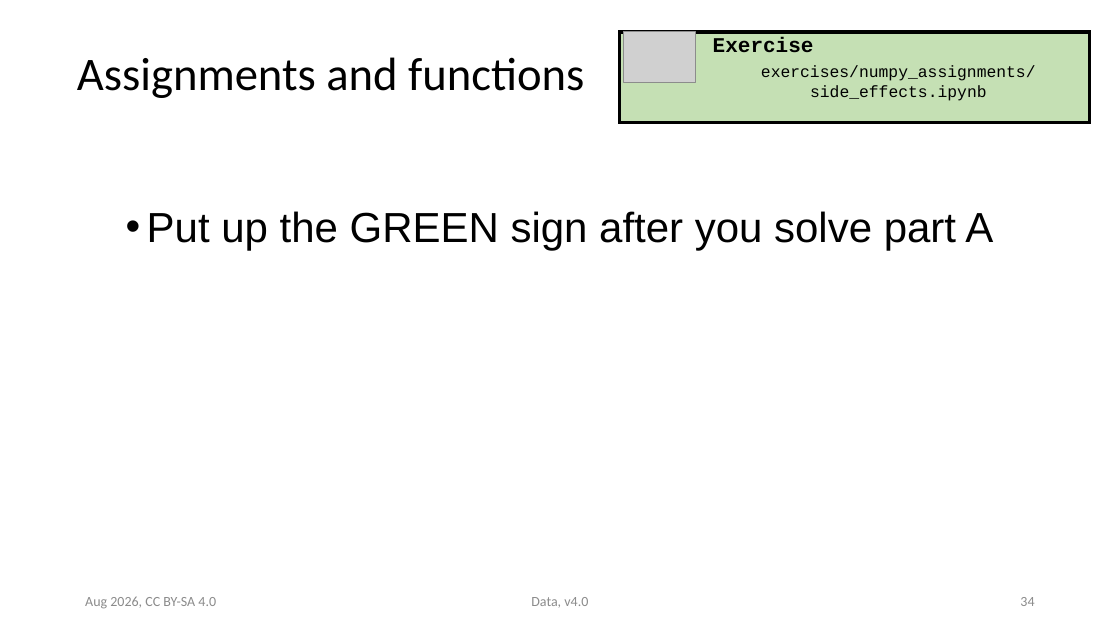
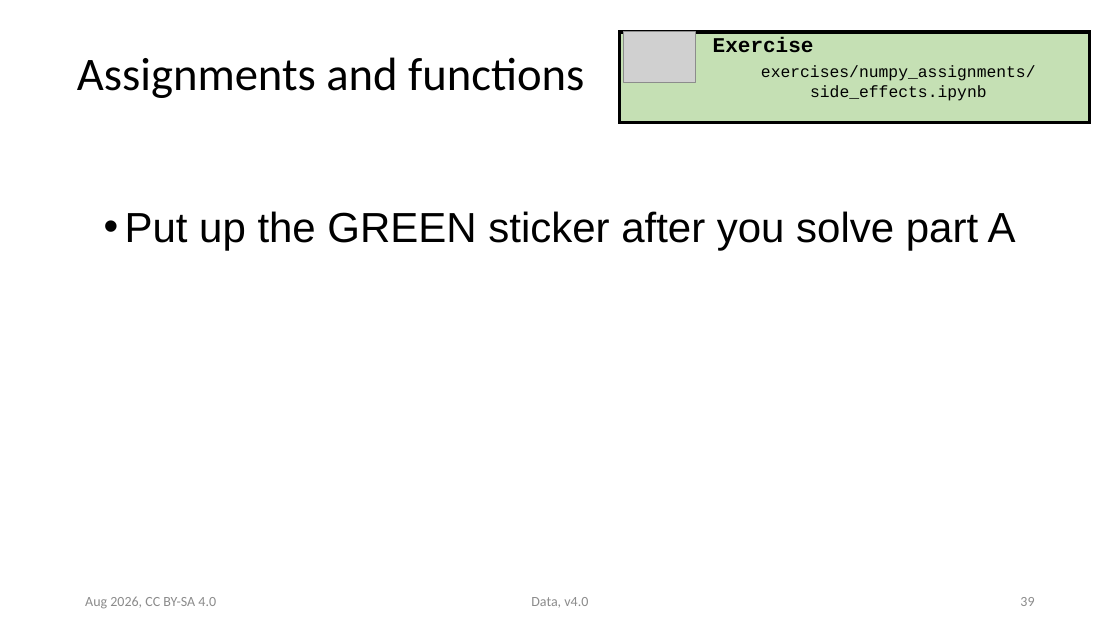
Before and after one commit to ASPP/data_class, a slide deck: slide 39 of numpy.pptx (slide 34 before the commit). Drawn at 1120x630 pixels with LibreOffice and Linux fonts; fonts in the diff are those of the drawing; grey boxes stand for pictures. Boxes give left, top, right and bottom in pixels: in the first picture for what was removed or moved away, otherwise in the second. Text is boxed around its words. In the diff, an @@ line names an element or a change of style, - is before the commit and + after.

```diff
--- a/numpy.pptx
+++ b/numpy.pptx
@@ text at (x1=125, y1=211, x2=1016, y2=250): text changed @@
-• Put up the GREEN sign after you solve part A
+• Put up the GREEN sticker after you solve part A
@@ page number at (x1=1020, y1=597, x2=1034, y2=606): text changed @@
-34
+39
```
Also in this commit, not shown: 19 other slides changed, 5 slides added.
